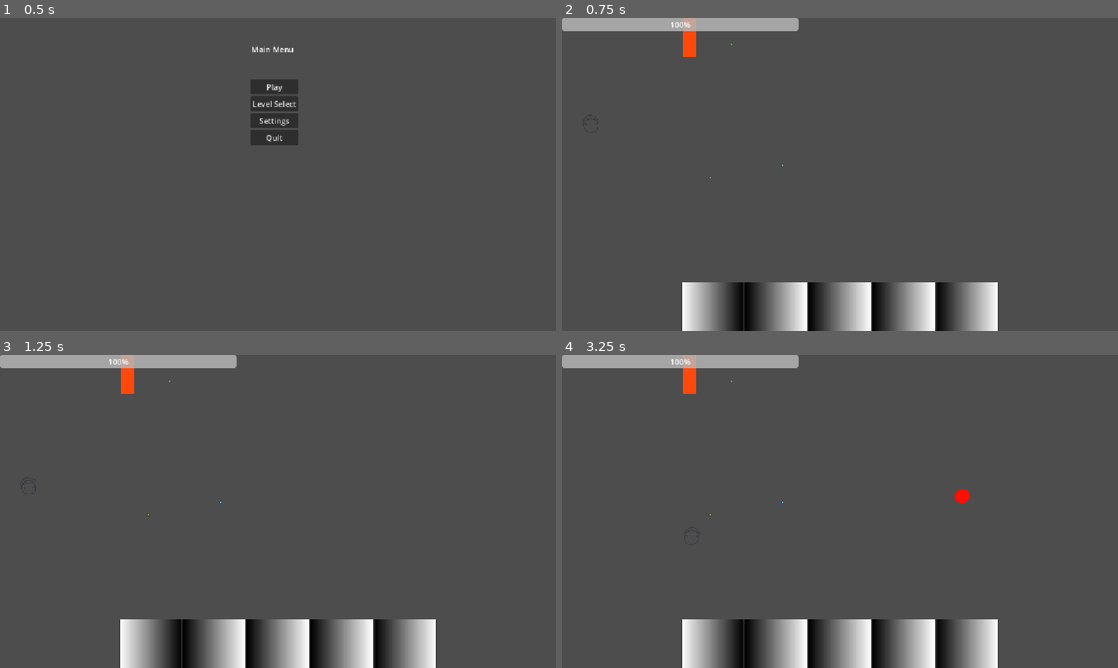
Above: before the commit, frames 1-4 (two rows, left to right).
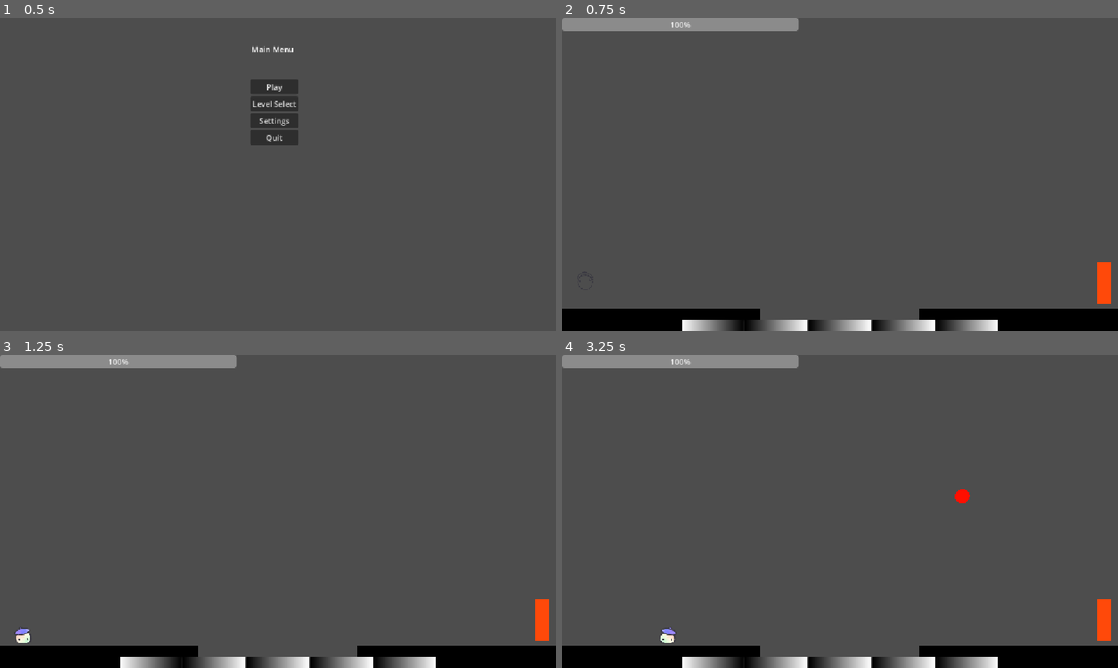
Above: after the commit, the same moments.

Repository: Cayuga007/summer-summit-2026
Game: Godot game, scene res://UI/Main_menu.tscn
Two runs of this game, one before a commit and one after it. Both use one fixed random seed, a clock stepped at 60 frames per second and the inputs below. The engine's default icon, where the game draws it, is replaced by a stand-in: a white triangle on a blue panel in a dark square.
Inputs (mouse positions are in pixels of both pictures, inside the frame that each line leads up to):
- Up to frame 1 (0.5 s): no input
- Up to frame 2 (0.75 s): click "Play" at 0.5 s
- Up to frame 3 (1.25 s): no input
- Up to frame 4 (3.25 s): move the mouse to (962, 495) at 1.27 s; hold D (right) 1.28-2.78 s; click (962, 495) at 1.42 s; tap Space (jump) at 1.52, 2.27, 2.75 s; tap Enter at 2 s; move the mouse to (728, 527) at 2.02 s; move the mouse to (895, 442) at 2.77 s; hold A (left) from 2.78 s (still down)

Frame 1 is identical in both runs. In frame 2, 11% of the frame differs, in the area x 0-100%, y 0-100%; in frame 3, 11%; in frame 4, 11%.

Commit message:
starting level layouts

Diff:
--- a/Levels/Level_1.tscn
+++ b/Levels/Level_1.tscn
@@ -2,13 +2,9 @@
 
 [ext_resource type="PackedScene" uid="uid://32q6t44ytub2" path="res://Player.tscn" id="1_ka50d"]
 [ext_resource type="Script" uid="uid://bsc26vk53x34t" path="res://Scripts/level.gd" id="1_wsn87"]
-[ext_resource type="PackedScene" uid="uid://cm2yksx2t35f0" path="res://platforms/platform.tscn" id="2_8a5oj"]
+[ext_resource type="PackedScene" uid="uid://cm2yksx2t35f0" path="res://platforms/level_platform.tscn" id="2_8a5oj"]
 [ext_resource type="PackedScene" uid="uid://cm1hyrx840p0x" path="res://victory_door.tscn" id="3_nl7va"]
 [ext_resource type="PackedScene" uid="uid://qth4natevc18" path="res://UI/Level_completed.tscn" id="4_waoec"]
-[ext_resource type="PackedScene" uid="uid://ctkv5jhw68uc0" path="res://platforms/IcePlatform.tscn" id="6_ntpbt"]
-[ext_resource type="PackedScene" uid="uid://cf5u6dpgh3adc" path="res://platforms/JumpPlatform.tscn" id="7_43ny2"]
-[ext_resource type="PackedScene" uid="uid://3x3t13qaswo7" path="res://platforms/GravityPlatform.tscn" id="8_uq0sc"]
-[ext_resource type="PackedScene" uid="uid://c1l05i3hik58a" path="res://paintbrush.tscn" id="9_x75k1"]
 
 [sub_resource type="WorldBoundaryShape2D" id="WorldBoundaryShape2D_8a5oj"]
 
@@ -16,53 +12,34 @@
 script = ExtResource("1_wsn87")
 
 [node name="LevelCompleted" parent="." unique_id=1998881133 instance=ExtResource("4_waoec")]
+visible = false
 
 [node name="Camera2D" type="Camera2D" parent="." unique_id=1819212034]
-position = Vector2(1151, 258)
 zoom = Vector2(0.5, 0.5)
 
 [node name="Player" parent="." unique_id=1546855037 instance=ExtResource("1_ka50d")]
-position = Vector2(117, 99)
+position = Vector2(-1058, 490)
 
 [node name="Platform" parent="." unique_id=870433869 instance=ExtResource("2_8a5oj")]
-position = Vector2(121, 209)
+position = Vector2(-745.00006, 605)
+scale = Vector2(8.239998, 1)
 
-[node name="Platform3" parent="." unique_id=1487216132 instance=ExtResource("2_8a5oj")]
-position = Vector2(1206.0001, 551)
+[node name="Platform2" parent="." unique_id=1487216132 instance=ExtResource("2_8a5oj")]
+position = Vector2(738.99994, 605)
+scale = Vector2(8.239998, 1)
 
-[node name="Wall" type="StaticBody2D" parent="." unique_id=1065250732]
-rotation = 1.5707964
+[node name="Floor" type="StaticBody2D" parent="." unique_id=905060382]
+position = Vector2(0, 666)
 
-[node name="CollisionShape2D" type="CollisionShape2D" parent="Wall" unique_id=1171622603]
-position = Vector2(290, 1.9999876)
+[node name="CollisionShape2D" type="CollisionShape2D" parent="Floor" unique_id=2004289120]
 shape = SubResource("WorldBoundaryShape2D_8a5oj")
 
-[node name="Floor" type="StaticBody2D" parent="." unique_id=905060382]
-
-[node name="CollisionShape2D" type="CollisionShape2D" parent="Floor" unique_id=2004289120]
-position = Vector2(4, 644)
-shape = SubResource("WorldBoundaryShape2D_8a5oj")
-
-[node name="VictoryDoor" parent="." unique_id=619035289 instance=ExtResource("3_nl7va")]
-position = Vector2(527, -315)
-
-[node name="IcePlatform" parent="." unique_id=1287491701 instance=ExtResource("6_ntpbt")]
-position = Vector2(914, 220)
-scale = Vector2(4, 4)
-
-[node name="Platform2" parent="." unique_id=1123089830 instance=ExtResource("7_43ny2")]
-position = Vector2(616, 271)
-scale = Vector2(4, 4)
-
-[node name="GravityPlatform2" parent="." unique_id=1574595771 instance=ExtResource("8_uq0sc")]
-position = Vector2(700.00006, -280)
-scale = Vector2(4, 4)
-
 [node name="Ceiling" type="StaticBody2D" parent="." unique_id=905060383]
-position = Vector2(4, -400)
-rotation = 3.1415927
+position = Vector2(4, -688)
+rotation = -3.1415925
 
 [node name="CollisionShape2D" type="CollisionShape2D" parent="Ceiling" unique_id=2004289121]
 shape = SubResource("WorldBoundaryShape2D_8a5oj")
 
-[node name="Paintbrush" parent="." unique_id=1638959940 instance=ExtResource("9_x75k1")]
+[node name="VictoryDoor" parent="." unique_id=619035289 instance=ExtResource("3_nl7va")]
+position = Vector2(1094, 449)
--- a/Levels/Level_2.tscn
+++ b/Levels/Level_2.tscn
@@ -1,51 +1,45 @@
-[gd_scene format=3 uid="uid://q2hhm76m87j0"]
+[gd_scene format=3 uid="uid://dtilofk12es8a"]
 
 [ext_resource type="Script" uid="uid://bsc26vk53x34t" path="res://Scripts/level.gd" id="1_7ubt2"]
 [ext_resource type="PackedScene" uid="uid://qth4natevc18" path="res://UI/Level_completed.tscn" id="2_tfynm"]
 [ext_resource type="PackedScene" uid="uid://32q6t44ytub2" path="res://Player.tscn" id="3_vb2uo"]
-[ext_resource type="PackedScene" uid="uid://cm2yksx2t35f0" path="res://platforms/platform.tscn" id="4_dbc5v"]
+[ext_resource type="PackedScene" uid="uid://cm2yksx2t35f0" path="res://platforms/level_platform.tscn" id="4_dbc5v"]
 [ext_resource type="PackedScene" uid="uid://cm1hyrx840p0x" path="res://victory_door.tscn" id="5_t5q4t"]
-[ext_resource type="PackedScene" uid="uid://otae08kccpyf" path="res://platforms/PortalPlatform.tscn" id="6_tfynm"]
-[ext_resource type="PackedScene" uid="uid://3x3t13qaswo7" path="res://platforms/GravityPlatform.tscn" id="7_vb2uo"]
 
 [sub_resource type="WorldBoundaryShape2D" id="WorldBoundaryShape2D_8a5oj"]
 
-[node name="Level_2" type="Node2D" unique_id=1928027646]
+[node name="Level_1" type="Node2D" unique_id=57220166]
 script = ExtResource("1_7ubt2")
 
-[node name="LevelCompleted" parent="." unique_id=1178533321 instance=ExtResource("2_tfynm")]
+[node name="LevelCompleted" parent="." unique_id=1998881133 instance=ExtResource("2_tfynm")]
+visible = false
 
-[node name="Camera2D" type="Camera2D" parent="." unique_id=2097240330]
-position = Vector2(1151, 258)
+[node name="Camera2D" type="Camera2D" parent="." unique_id=1819212034]
 zoom = Vector2(0.5, 0.5)
 
-[node name="Player" parent="." unique_id=152487183 instance=ExtResource("3_vb2uo")]
-position = Vector2(1079, 126)
+[node name="Player" parent="." unique_id=1546855037 instance=ExtResource("3_vb2uo")]
+position = Vector2(-1058, 490)
 
-[node name="Platform" parent="." unique_id=1061748757 instance=ExtResource("4_dbc5v")]
-position = Vector2(1079, 225)
+[node name="Platform" parent="." unique_id=870433869 instance=ExtResource("4_dbc5v")]
+position = Vector2(-745.00006, 605)
+scale = Vector2(8.239998, 1)
 
-[node name="Wall" type="StaticBody2D" parent="." unique_id=421238776]
-rotation = 1.5707964
+[node name="Platform2" parent="." unique_id=1487216132 instance=ExtResource("4_dbc5v")]
+position = Vector2(739, 275)
+scale = Vector2(8.239998, 8)
 
-[node name="CollisionShape2D" type="CollisionShape2D" parent="Wall" unique_id=1790808192]
-position = Vector2(290, 1.9999876)
+[node name="Floor" type="StaticBody2D" parent="." unique_id=905060382]
+position = Vector2(0, 666)
+
+[node name="CollisionShape2D" type="CollisionShape2D" parent="Floor" unique_id=2004289120]
 shape = SubResource("WorldBoundaryShape2D_8a5oj")
 
-[node name="Floor" type="StaticBody2D" parent="." unique_id=1353415659]
+[node name="Ceiling" type="StaticBody2D" parent="." unique_id=905060383]
+position = Vector2(4, -688)
+rotation = -3.1415925
 
-[node name="CollisionShape2D" type="CollisionShape2D" parent="Floor" unique_id=1412386952]
-position = Vector2(4, 644)
+[node name="CollisionShape2D" type="CollisionShape2D" parent="Ceiling" unique_id=2004289121]
 shape = SubResource("WorldBoundaryShape2D_8a5oj")
 
-[node name="VictoryDoor" parent="." unique_id=1062209962 instance=ExtResource("5_t5q4t")]
-position = Vector2(1171, 144)
-
-[node name="PortalPlatform" parent="." unique_id=1487216132 instance=ExtResource("6_tfynm")]
-position = Vector2(980, 201)
-
-[node name="PortalPlatform2" parent="." unique_id=83747843 instance=ExtResource("6_tfynm")]
-position = Vector2(252, 108)
-
-[node name="GravityPlatform" parent="." unique_id=1227455107 instance=ExtResource("7_vb2uo")]
-position = Vector2(1089, 341)
+[node name="VictoryDoor" parent="." unique_id=619035289 instance=ExtResource("5_t5q4t")]
+position = Vector2(1094, -237)
--- a/Levels/Level_3.tscn
+++ b/Levels/Level_3.tscn
@@ -1,47 +1,53 @@
-[gd_scene format=3 uid="uid://3pxu1s44jlxk"]
+[gd_scene format=3 uid="uid://cb0s6d1p5u542"]
 
 [ext_resource type="Script" uid="uid://bsc26vk53x34t" path="res://Scripts/level.gd" id="1_67bi5"]
 [ext_resource type="PackedScene" uid="uid://qth4natevc18" path="res://UI/Level_completed.tscn" id="2_usv5v"]
 [ext_resource type="PackedScene" uid="uid://32q6t44ytub2" path="res://Player.tscn" id="3_aig73"]
-[ext_resource type="PackedScene" uid="uid://cm2yksx2t35f0" path="res://platforms/platform.tscn" id="4_c0thm"]
+[ext_resource type="PackedScene" uid="uid://cm2yksx2t35f0" path="res://platforms/level_platform.tscn" id="4_c0thm"]
 [ext_resource type="PackedScene" uid="uid://cm1hyrx840p0x" path="res://victory_door.tscn" id="5_fwchg"]
-[ext_resource type="PackedScene" uid="uid://3x3t13qaswo7" path="res://platforms/GravityPlatform.tscn" id="6_usv5v"]
 
 [sub_resource type="WorldBoundaryShape2D" id="WorldBoundaryShape2D_8a5oj"]
 
-[node name="Level_3" type="Node2D" unique_id=1472610650]
+[node name="Level_1" type="Node2D" unique_id=57220166]
 script = ExtResource("1_67bi5")
 
-[node name="LevelCompleted" parent="." unique_id=2127344591 instance=ExtResource("2_usv5v")]
+[node name="LevelCompleted" parent="." unique_id=1998881133 instance=ExtResource("2_usv5v")]
+visible = false
 
-[node name="Camera2D" type="Camera2D" parent="." unique_id=1147169212]
-position = Vector2(1151, 258)
+[node name="Camera2D" type="Camera2D" parent="." unique_id=1819212034]
 zoom = Vector2(0.5, 0.5)
 
-[node name="Player" parent="." unique_id=319877246 instance=ExtResource("3_aig73")]
-position = Vector2(131, 110)
+[node name="Player" parent="." unique_id=1546855037 instance=ExtResource("3_aig73")]
+position = Vector2(-758, -200)
 
-[node name="Platform" parent="." unique_id=1848658483 instance=ExtResource("4_c0thm")]
-position = Vector2(129, 309)
+[node name="Platform" parent="." unique_id=870433869 instance=ExtResource("4_c0thm")]
+position = Vector2(-1053, -77)
+scale = Vector2(8.239998, 1)
 
-[node name="Platform" parent="Platform" unique_id=1367768912 instance=ExtResource("4_c0thm")]
-position = Vector2(87.92307, 254)
+[node name="Platform3" parent="." unique_id=1487216132 instance=ExtResource("4_c0thm")]
+position = Vector2(-1053, 453)
+scale = Vector2(8.239998, 4.2)
 
-[node name="Wall" type="StaticBody2D" parent="." unique_id=2128021129]
-rotation = 1.5707964
+[node name="Platform2" parent="." unique_id=323190068 instance=ExtResource("4_c0thm")]
+position = Vector2(1053, 275)
+scale = Vector2(2.2799978, 8)
 
-[node name="CollisionShape2D" type="CollisionShape2D" parent="Wall" unique_id=1376913253]
-position = Vector2(290, 1.9999876)
+[node name="Platform4" parent="." unique_id=925305456 instance=ExtResource("4_c0thm")]
+position = Vector2(-1137, 275)
+scale = Vector2(2.2799978, 8)
+
+[node name="Floor" type="StaticBody2D" parent="." unique_id=905060382]
+position = Vector2(0, 666)
+
+[node name="CollisionShape2D" type="CollisionShape2D" parent="Floor" unique_id=2004289120]
 shape = SubResource("WorldBoundaryShape2D_8a5oj")
 
-[node name="Floor" type="StaticBody2D" parent="." unique_id=1246017605]
+[node name="Ceiling" type="StaticBody2D" parent="." unique_id=905060383]
+position = Vector2(4, -688)
+rotation = -3.1415925
 
-[node name="CollisionShape2D" type="CollisionShape2D" parent="Floor" unique_id=757868348]
-position = Vector2(4, 644)
+[node name="CollisionShape2D" type="CollisionShape2D" parent="Ceiling" unique_id=2004289121]
 shape = SubResource("WorldBoundaryShape2D_8a5oj")
 
-[node name="VictoryDoor" parent="." unique_id=631303900 instance=ExtResource("5_fwchg")]
-position = Vector2(218, 156)
-
-[node name="GravityPlatform" parent="." unique_id=1487216132 instance=ExtResource("6_usv5v")]
-position = Vector2(132, 213)
+[node name="VictoryDoor" parent="." unique_id=619035289 instance=ExtResource("5_fwchg")]
+position = Vector2(1094, -237)
--- a/Levels/Level_4.tscn
+++ /dev/null
@@ -1,48 +0,0 @@
-[gd_scene format=3 uid="uid://dapars5hmibjo"]
-
-[ext_resource type="Script" uid="uid://bsc26vk53x34t" path="res://Scripts/level.gd" id="1_7hq0g"]
-[ext_resource type="PackedScene" uid="uid://qth4natevc18" path="res://UI/Level_completed.tscn" id="2_gxrhw"]
-[ext_resource type="PackedScene" uid="uid://32q6t44ytub2" path="res://Player.tscn" id="3_a03ay"]
-[ext_resource type="PackedScene" uid="uid://cm2yksx2t35f0" path="res://platforms/platform.tscn" id="4_8525h"]
-[ext_resource type="PackedScene" uid="uid://3x3t13qaswo7" path="res://platforms/GravityPlatform.tscn" id="5_gxrhw"]
-[ext_resource type="PackedScene" uid="uid://cm1hyrx840p0x" path="res://victory_door.tscn" id="5_xlqhf"]
-
-[sub_resource type="WorldBoundaryShape2D" id="WorldBoundaryShape2D_8a5oj"]
-
-[node name="Level_4" type="Node2D" unique_id=849106516]
-script = ExtResource("1_7hq0g")
-
-[node name="LevelCompleted" parent="." unique_id=787886248 instance=ExtResource("2_gxrhw")]
-
-[node name="Camera2D" type="Camera2D" parent="." unique_id=1562133220]
-position = Vector2(1151, 258)
-zoom = Vector2(0.5, 0.5)
-
-[node name="Player" parent="." unique_id=1387215192 instance=ExtResource("3_a03ay")]
-position = Vector2(1795, 190)
-
-[node name="Platform" parent="." unique_id=693566918 instance=ExtResource("4_8525h")]
-position = Vector2(133.00006, 214)
-
-[node name="Platform" parent="Platform" unique_id=247115006 instance=ExtResource("4_8525h")]
-position = Vector2(1668, 295)
-scale = Vector2(1.8705151, 0.6905342)
-
-[node name="GravityPlatform" parent="Platform" unique_id=1487216132 instance=ExtResource("5_gxrhw")]
-position = Vector2(1660, 82)
-
-[node name="Wall" type="StaticBody2D" parent="." unique_id=1645398664]
-rotation = 1.5707964
-
-[node name="CollisionShape2D" type="CollisionShape2D" parent="Wall" unique_id=1108229782]
-position = Vector2(290, 1.9999876)
-shape = SubResource("WorldBoundaryShape2D_8a5oj")
-
-[node name="Floor" type="StaticBody2D" parent="." unique_id=369633631]
-
-[node name="CollisionShape2D" type="CollisionShape2D" parent="Floor" unique_id=2143715270]
-position = Vector2(1, 907)
-shape = SubResource("WorldBoundaryShape2D_8a5oj")
-
-[node name="VictoryDoor" parent="." unique_id=1340418652 instance=ExtResource("5_xlqhf")]
-position = Vector2(2071, 192)
--- a/paint_ui.tscn
+++ b/paint_ui.tscn
@@ -18,9 +18,9 @@
 anchor_top = 1.0
 anchor_right = 1.0
 anchor_bottom = 1.0
-offset_left = 448.0
-offset_top = -101.0
-offset_right = -448.0
+offset_left = 248.0
+offset_top = -22.0
+offset_right = -248.0
 grow_horizontal = 2
 grow_vertical = 0
 
--- a/platforms/level_platform.tscn
+++ b/platforms/level_platform.tscn
@@ -1,15 +1,16 @@
-[gd_scene format=3 uid="uid://d2e07fxjnm3cq"]
+[gd_scene format=3 uid="uid://cm2yksx2t35f0"]
 
-[sub_resource type="CircleShape2D" id="CircleShape2D_7stys"]
+[sub_resource type="RectangleShape2D" id="RectangleShape2D_cms5r"]
+size = Vector2(100, 100)
 
-[sub_resource type="SphereMesh" id="SphereMesh_slo63"]
+[sub_resource type="QuadMesh" id="QuadMesh_85llr"]
+size = Vector2(100, 100)
 
-[node name="Platform" type="StaticBody2D" unique_id=1487216132]
+[node name="LevelPlatform" type="StaticBody2D" unique_id=1487216132]
 
 [node name="CollisionShape2D" type="CollisionShape2D" parent="." unique_id=282006335]
-shape = SubResource("CircleShape2D_7stys")
+shape = SubResource("RectangleShape2D_cms5r")
 
 [node name="MeshInstance2D" type="MeshInstance2D" parent="." unique_id=2135289451]
-modulate = Color(1, 0.05882353, 0, 1)
-scale = Vector2(20, 20)
-mesh = SubResource("SphereMesh_slo63")
+modulate = Color(0, 0, 0, 1)
+mesh = SubResource("QuadMesh_85llr")
Not shown: 1 places in paintbrush.tscn that only renumber resources
Not shown: 1 places in platforms/platform.tscn that only renumber resources
